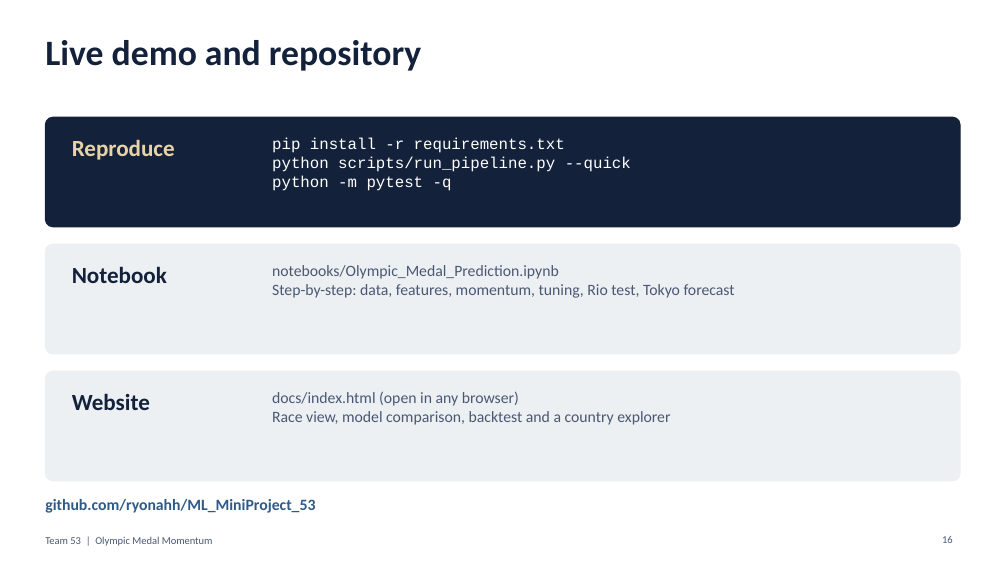
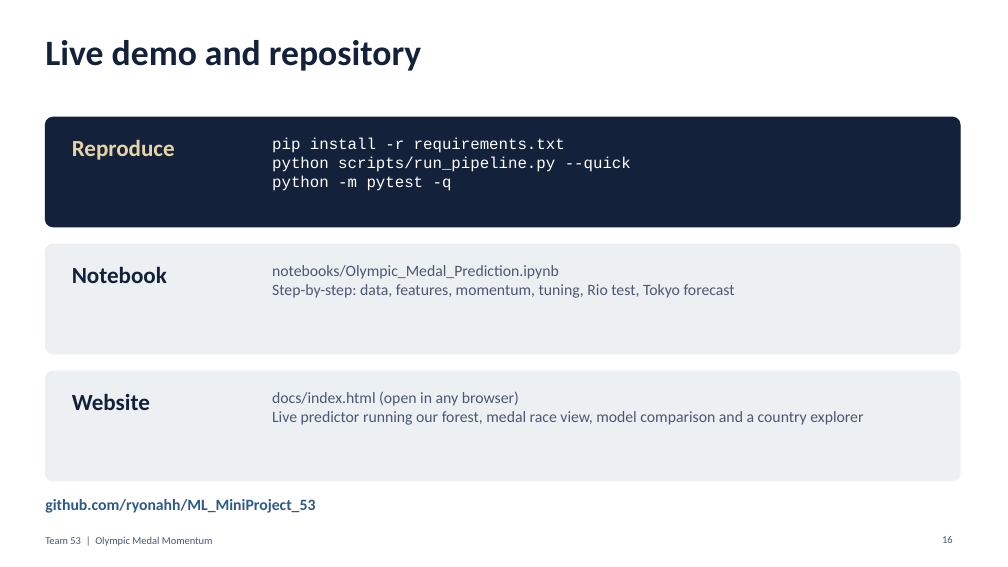
Before and after one commit to ryonahh/ML_MiniProject_53, a slide deck: slide 16 of deliverables/Olympic_Medal_Momentum_Slides.pptx. Drawn at 1008x567 pixels with LibreOffice and Linux fonts; fonts in the diff are those of the drawing. Boxes give left, top, right and bottom in pixels: in the first picture for what was removed or moved away, otherwise in the second. Text is boxed around its words. In the diff, an @@ line names an element or a change of style, - is before the commit and + after.

Commit message:
Redesign website with live predictor, stadium hero and Olympic colour accents

```diff
--- a/deliverables/Olympic_Medal_Momentum_Slides.pptx
+++ b/deliverables/Olympic_Medal_Momentum_Slides.pptx
@@ text at (x1=272, y1=411, x2=863, y2=425): text changed @@
-Race view, model comparison, backtest and a country explorer
+Live predictor running our forest, medal race view, model comparison and a country explorer
```
Also in this commit, not shown: 5 other files.
